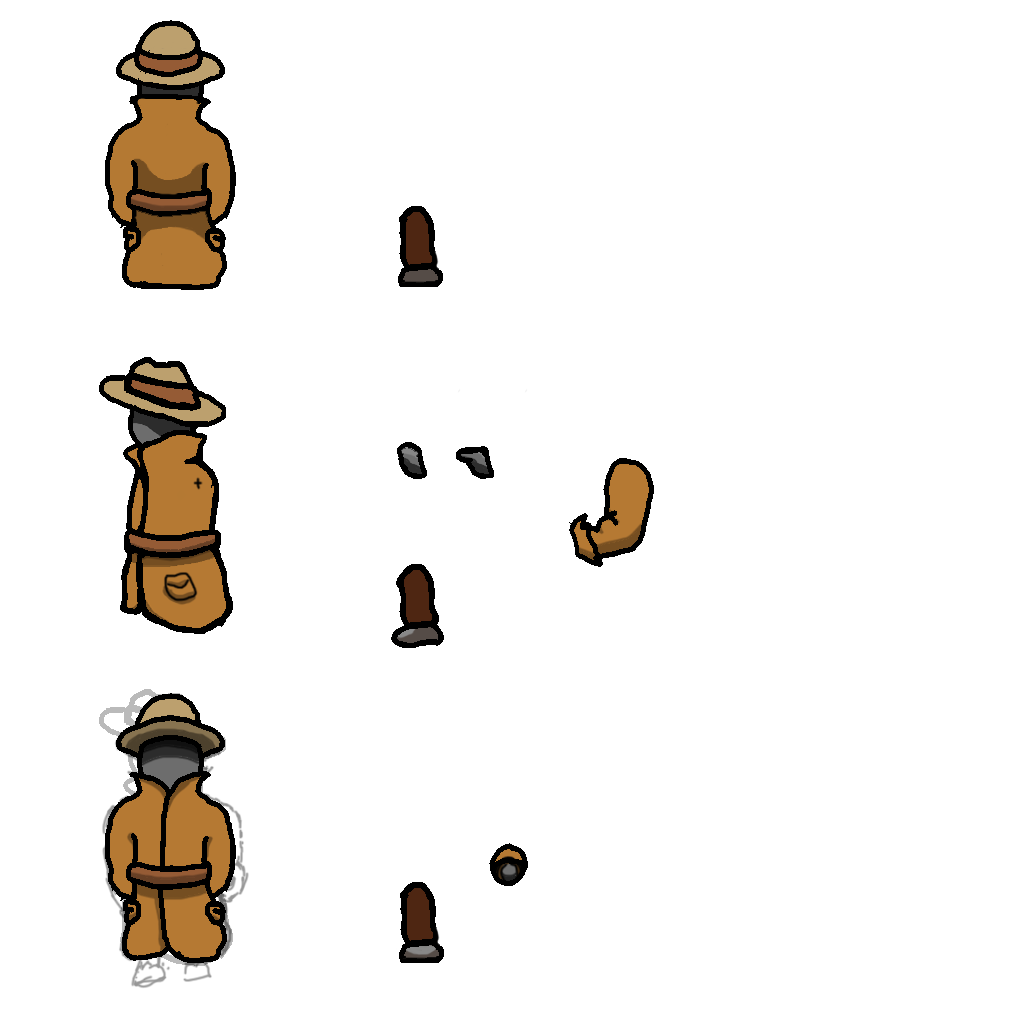
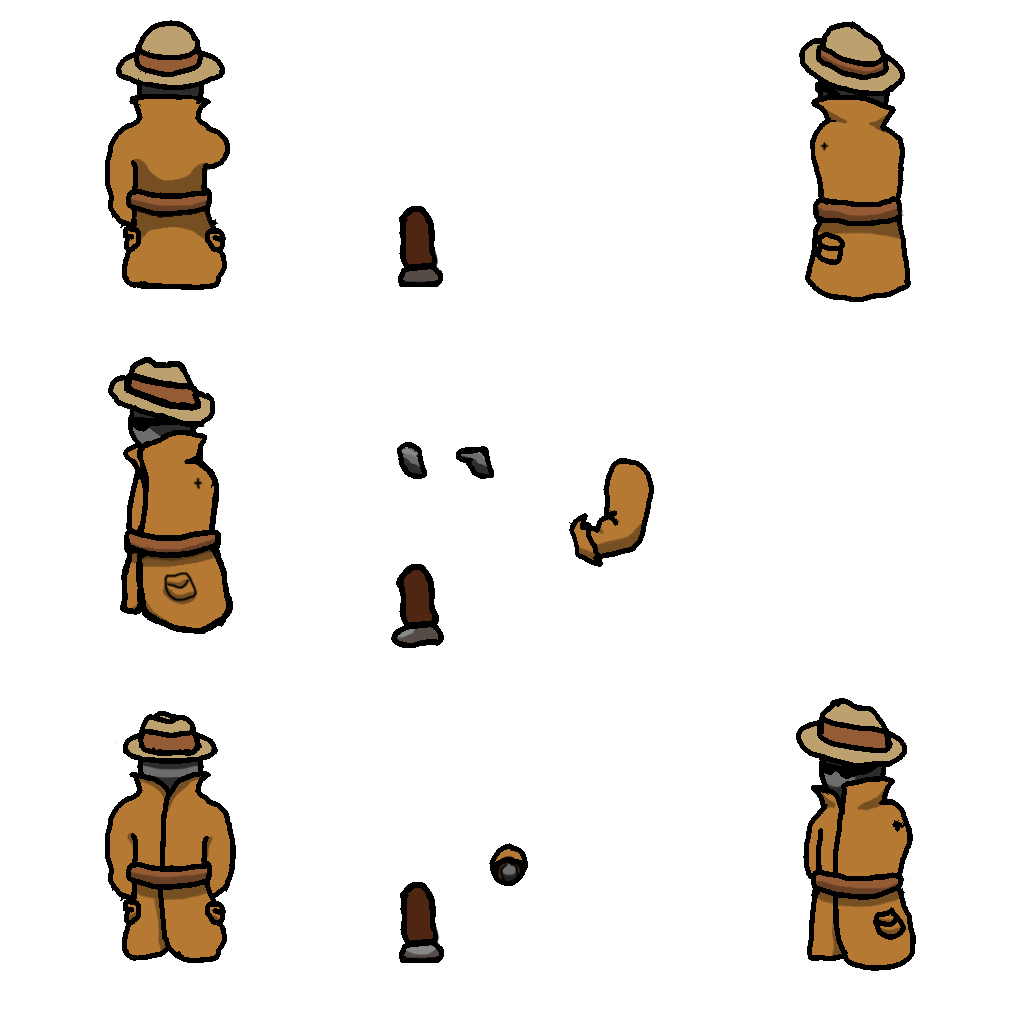
Before/after of a 1024x1024 layered artwork. What changed in the layer stack:
added layer "Layer 4 copy" above "Layer 4" over (x1=796, y1=698, x2=916, y2=971)
added layer "Layer 4" above "Up Left Facing" over (x1=796, y1=698, x2=916, y2=971)
added group "Up Left Facing" with 3 layers above "Up Facing" over (x1=799, y1=21, x2=911, y2=302)
added layer "Lines" (1st of 4, in "Up Left Facing") in group "Up Left Facing" over (x1=799, y1=21, x2=911, y2=302)
added layer "Colours" (1st of 4, in "Up Left Facing") in group "Up Left Facing" over (x1=799, y1=21, x2=911, y2=302)
painted on "Lines" (2nd of 4, in "Up Facing") over (x1=134, y1=98, x2=236, y2=223)
painted on "Colours" (2nd of 4, in "Up Facing") over (x1=130, y1=98, x2=236, y2=223)
moved "Bits" out of group "Left Facing" over (x1=458, y1=389, x2=527, y2=393)
painted on "Lines" (3rd of 4, in "down facing") over (x1=116, y1=693, x2=225, y2=768)
painted on "Colours" (3rd of 4, in "down facing") over (x1=116, y1=693, x2=225, y2=791)
removed layer "Layer 2" (was 41%) from group "down facing" over (x1=101, y1=696, x2=249, y2=989)
removed layer "Lines copy" (was 27%) over (x1=99, y1=689, x2=233, y2=966)
painted on "Lines" (4th of 4, in "Left Facing") over (x1=99, y1=375, x2=226, y2=432)
painted on "Colours" (4th of 4, in "Left Facing") over (x1=99, y1=375, x2=226, y2=427)
